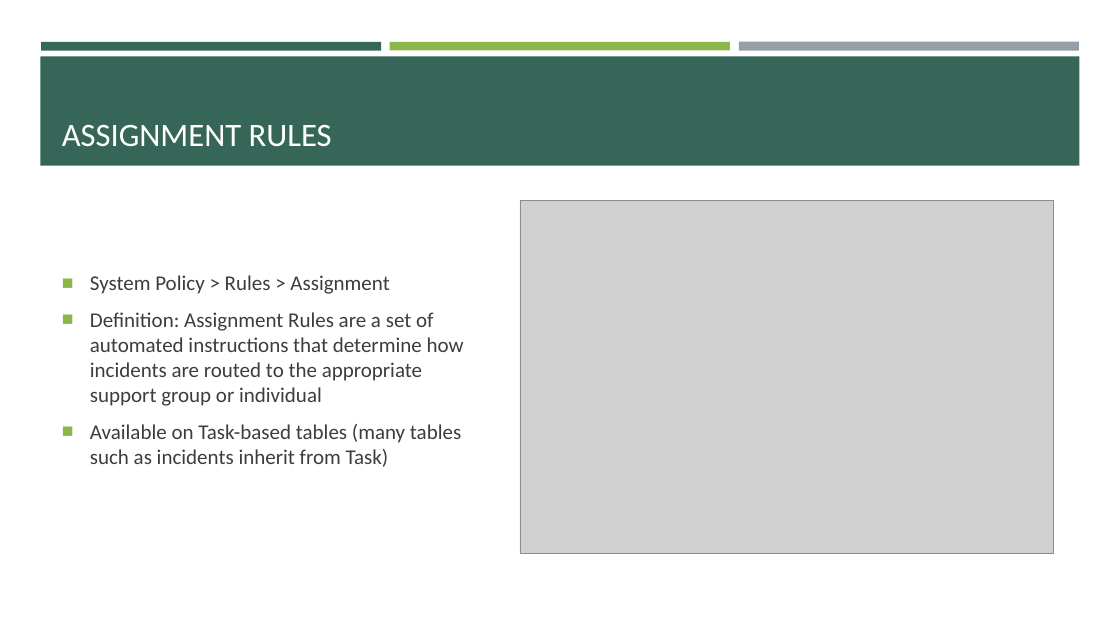
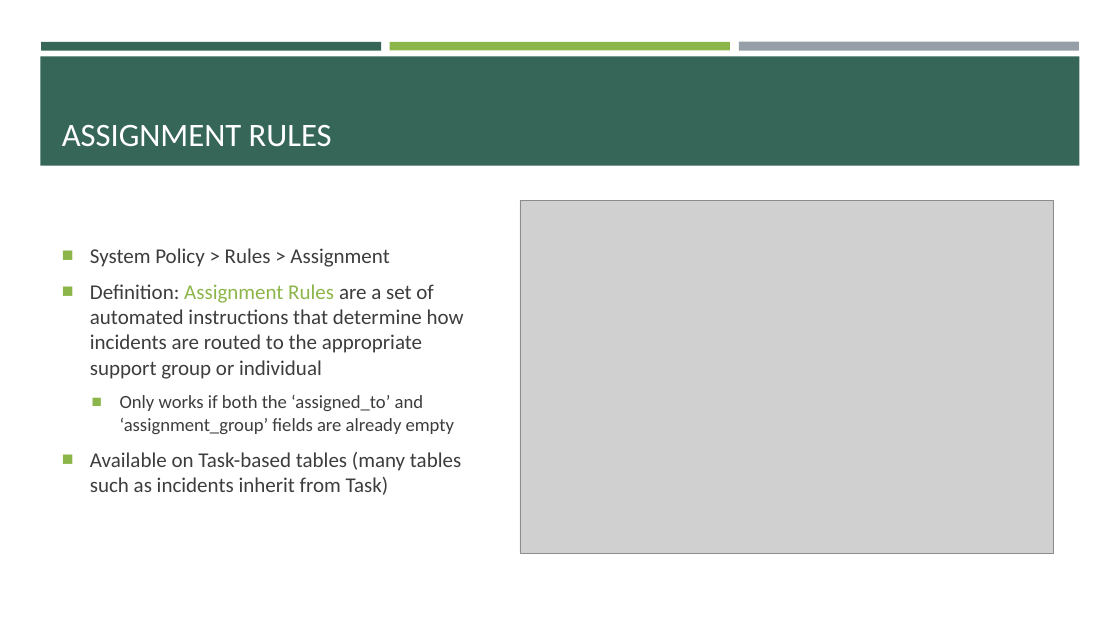
Before and after one commit to e-m-wilson/SNOW, a slide deck: slide 10 of Week_3/Incident_Problem_Management.pptx. Drawn at 1120x630 pixels with LibreOffice and Linux fonts; fonts in the diff are those of the drawing; grey boxes stand for pictures. Boxes give left, top, right and bottom in pixels: in the first picture for what was removed or moved away, otherwise in the second. Text is boxed around its words. In the diff, an @@ line names an element or a change of style, - is before the commit and + after.

```diff
--- a/Week_3/Incident_Problem_Management.pptx
+++ b/Week_3/Incident_Problem_Management.pptx
@@ text at bbox=[90, 284, 464, 379]: text colour #3D3D3D to #8CB64A in "Assignment Rules" @@
@@ text at bbox=[120, 395, 454, 434]: paragraph added @@
+  ■ Only works if both the ‘assigned_to’ and ‘assignment_group’ fields are already empty
```
Also in this commit, not shown: 1 other slide changed, 1 slide added, 4 other files.
